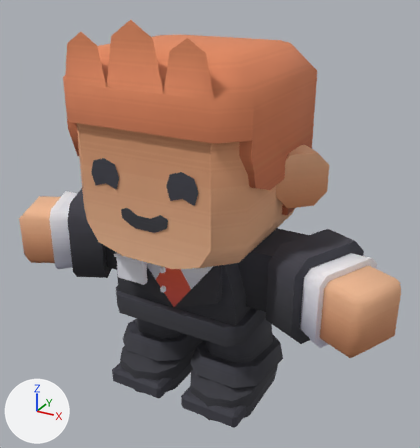
The glTF model Assets/TumbangPreso/Art/characters/persons/character-male-d.glb, before and after one commit.
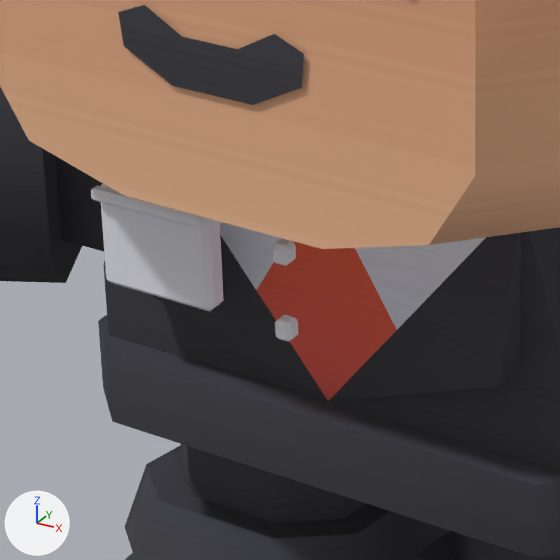
Old and new are each drawn whole from a camera (50 mm lens) standing at (0.502, -0.855, 0.786) and looking at (0.025, 0.012, 0.352) and again close up on the part from 22% to 55% of the width and 46% to 78% of the height. Every picture has the same lights, and +X, +Y and +Z are marked at lower left. The older version's two pictures come first. Vertices at exactly the same position are counted once.

In view in the first close-up: 'body-mesh', 'head-mesh'.
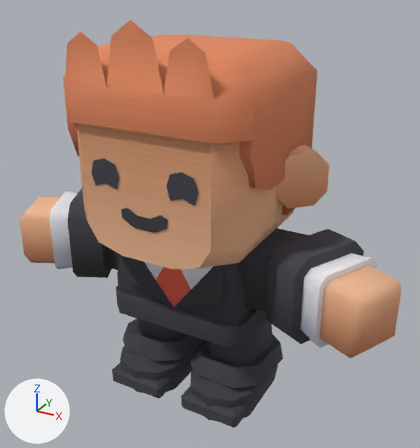
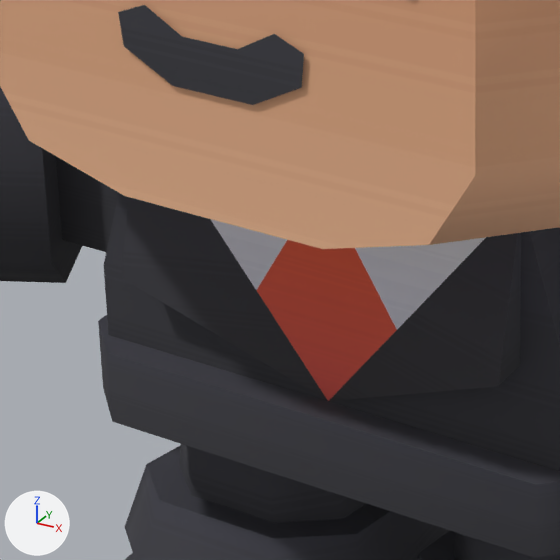
The change, as JSON lines over the scene's bpy script:
```json
{"block": "me_body_mesh", "where": "# used by ob_body_mesh; location = (0.0, 0.0, 0.0)"}
{"op": "remove", "block": "me_body_mesh", "code": "me_body_mesh.from_pydata(...)  # 491 vertices, 798 faces; spans x -0.384..0.384, y -0.117..0.152, z 0.0..0.368"}
{"op": "add", "block": "me_body_mesh", "code": "me_body_mesh.from_pydata(...)  # 371 vertices, 578 faces; spans x -0.384..0.384, y -0.107..0.152, z 0.0..0.368"}
{"block": "me_body_mesh", "change": "me_body_mesh part 1: the loose piece of 24 vertices spanning x -0.004..0.004, y -0.117..-0.108, z 0.265..0.275 is deleted"}
{"block": "me_body_mesh", "change": "me_body_mesh part 2: the loose piece of 24 vertices spanning x -0.102..-0.042, y -0.116..-0.11, z 0.31..0.316 is deleted"}
{"block": "me_body_mesh", "change": "me_body_mesh part 3: the loose piece of 24 vertices spanning x -0.103..-0.042, y -0.111..-0.098, z 0.264..0.316 is deleted"}
{"block": "me_body_mesh", "change": "me_body_mesh part 4: the loose piece of 24 vertices spanning x -0.004..0.004, y -0.117..-0.108, z 0.303..0.313 is deleted"}
{"block": "me_body_mesh", "change": "other edits to the shape of me_body_mesh do not show in these pictures"}
```

What differs and where, as boxes (x1, y1, x2, y2) in the close-ups (560 x 560 px):
```json
{"part": 1, "of": "me_body_mesh", "change": "deleted", "before": [275, 315, 298, 342]}
{"part": 2, "of": "me_body_mesh", "change": "deleted", "before": [91, 185, 204, 228]}
{"part": 3, "of": "me_body_mesh", "change": "deleted", "before": [101, 184, 224, 311]}
{"part": 4, "of": "me_body_mesh", "change": "deleted", "before": [272, 239, 296, 266]}
```
